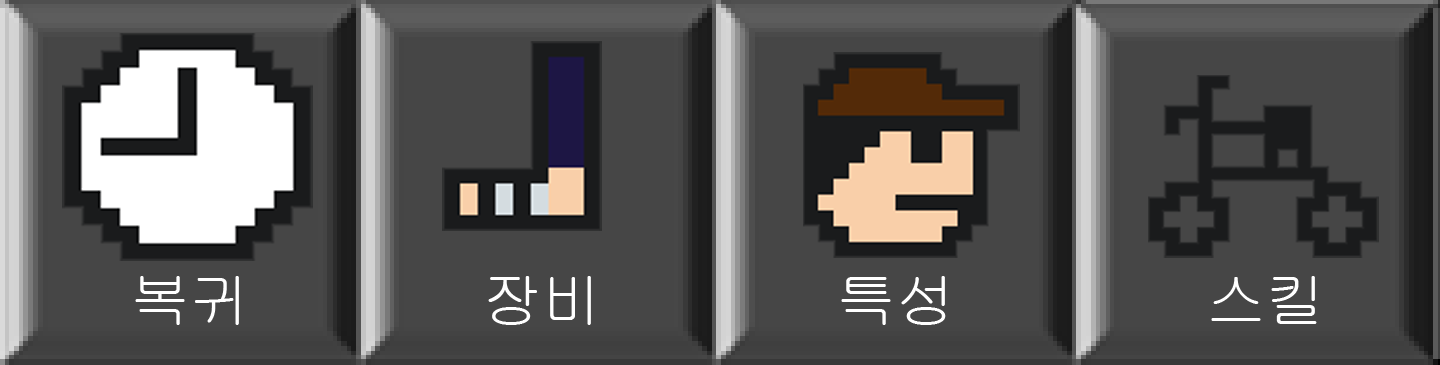
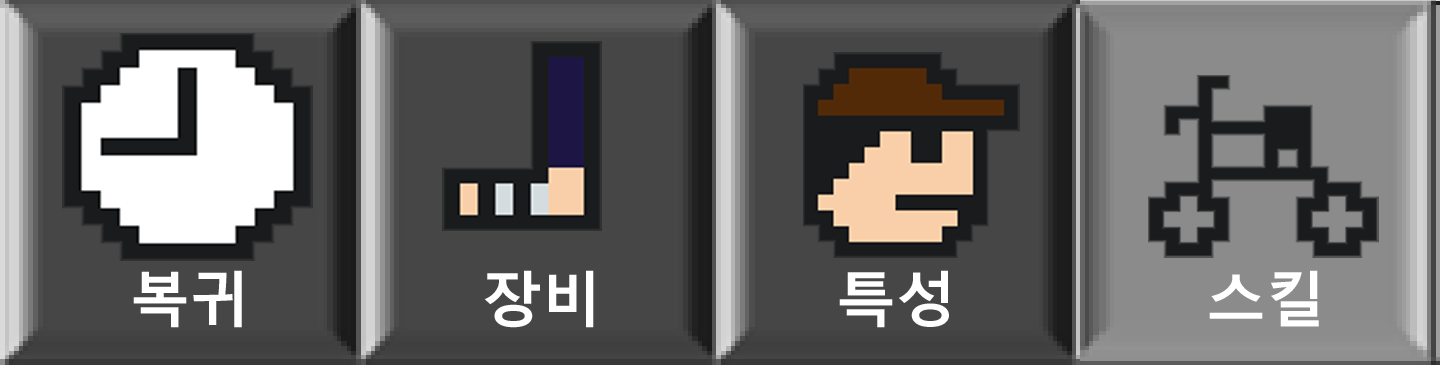
Before/after of a 1440×365 layered artwork. What changed in the layer stack:
painted on "스킬" (1st of 2) over 1209, 270, 1319, 327
painted on "특성" (1st of 2) over 839, 270, 949, 328
painted on "장비" (1st of 2) over 484, 270, 594, 328
painted on "복귀" (1st of 2) over 133, 270, 242, 328
added layer "Basic Pressed Button" above "배경" over 1080, 0, 1440, 365
